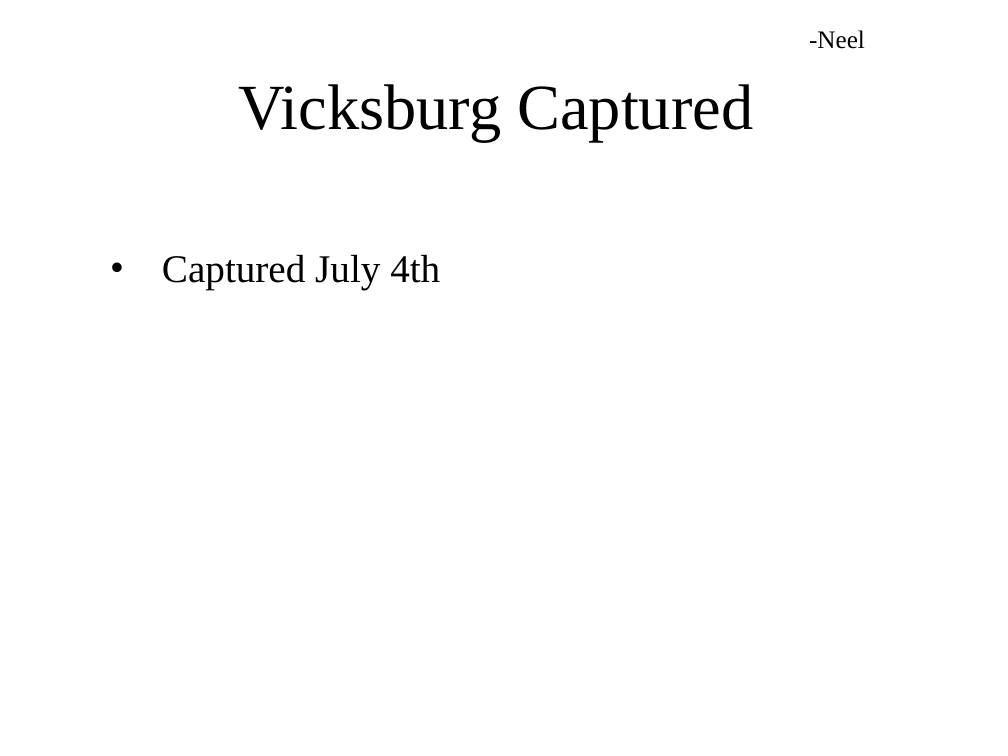
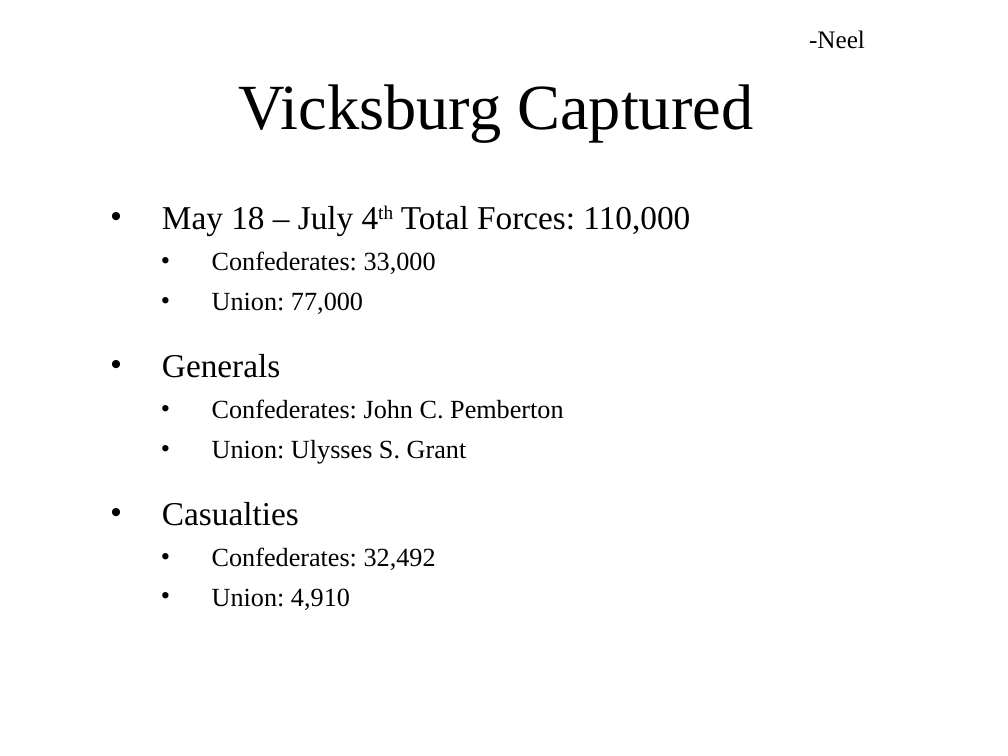
Before and after one commit to ngb3748/SS-Archive-proj, a slide deck: slide 22 of Archive project.pptx. Drawn at 1008x756 pixels with LibreOffice and Linux fonts; fonts in the diff are those of the drawing; background and template pictures are left out. Boxes give left, top, right and bottom in pixels: in the first picture for what was removed or moved away, otherwise in the second. Text is boxed around its words. In the diff, an @@ line names an element or a change of style, - is before the commit and + after.

Commit message:
changed my stuff again

```diff
--- a/Archive project.pptx
+++ b/Archive project.pptx
@@ text at bbox=[162, 206, 690, 610]: text changed; size 28 to 18.7 pt @@
-• Captured July 4th
+• May 18 – July 4th Total Forces: 110,000
+  • Confederates: 33,000
+  • Union: 77,000
+• Generals
+  • Confederates: John C. Pemberton
+  • Union: Ulysses S. Grant
+• Casualties
+  • Confederates: 32,492
+  • Union: 4,910
```
